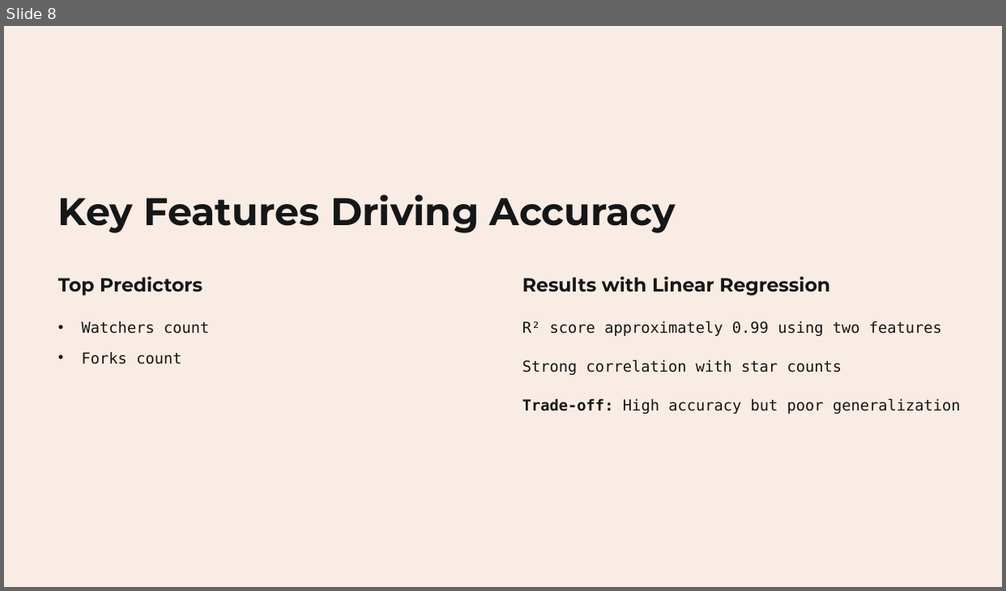
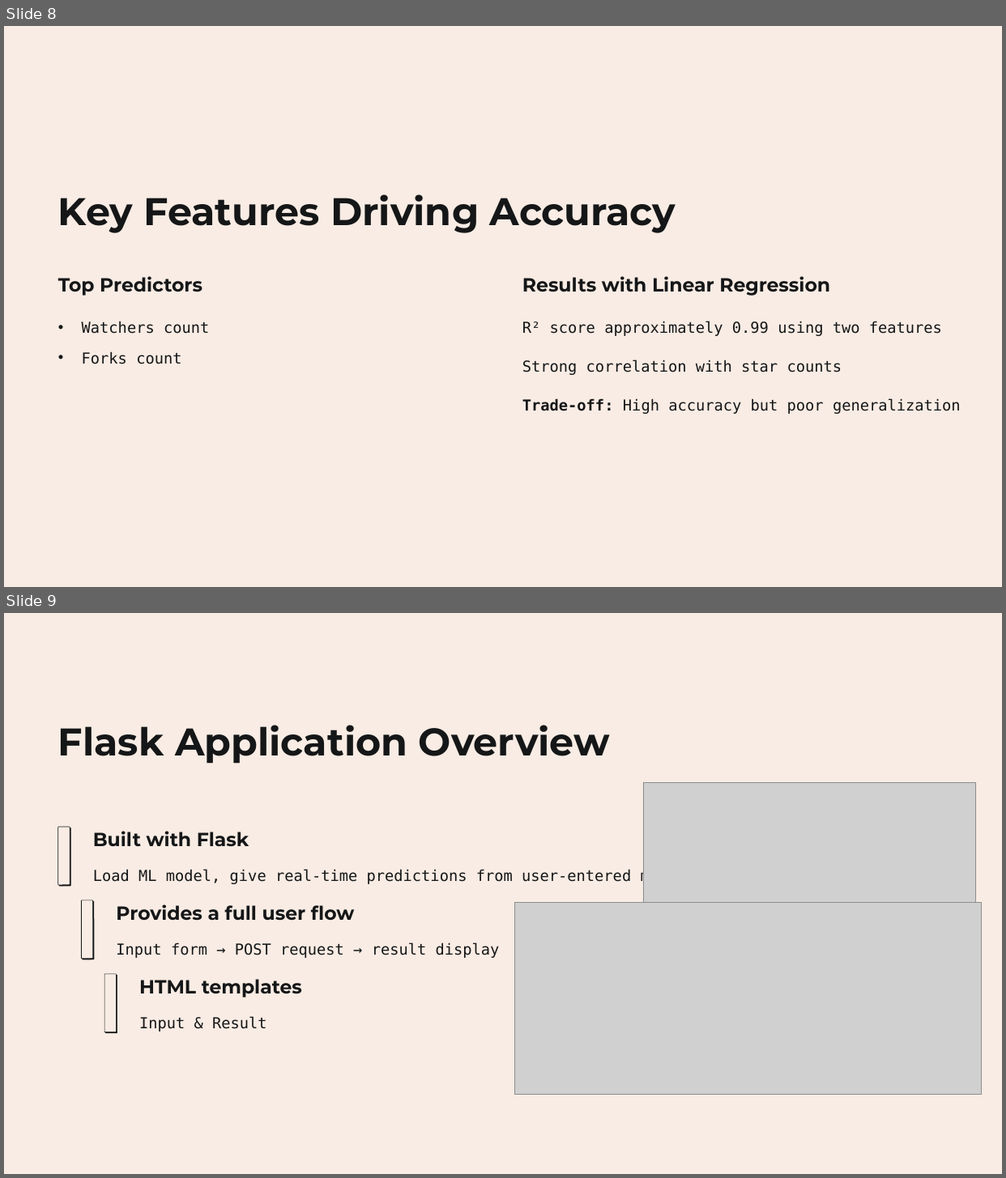
Before and after one commit to AppleShay/DEII-Stargazers, a slide deck: StarGazers.pptx. Shown one above the other, each under a label of ours: slide 8 before the commit, slides 8 and 9 after it. The pictures are 1006x591 and 1006x1178 pixels, drawn with LibreOffice and Linux fonts; fonts in the diff are those of the drawing; grey boxes stand for pictures; background and template pictures are left out. Boxes give left, top, right and bottom in pixels: in the first picture for what was removed or moved away, otherwise in the second. Text is boxed around its words. In the diff, an @@ line names an element or a change of style, - is before the commit and + after.

```diff
--- a/StarGazers.pptx
+++ b/StarGazers.pptx
@@ slide 9 added at [4, 613, 1002, 1174], background #000000; not listed: 1 template element that a slide beside it also shows @@
@@ text added at [58, 725, 610, 764], 44.5 pt, text #151617, bold @@
+Flask Application Overview
@@ picture added at [643, 782, 976, 1046] @@
@@ rounded rectangle added at [58, 827, 70, 885], fill #F8ECE4, outline #151617 0.6 pt @@
@@ text added at [93, 831, 249, 846], 22 pt, text #151617, bold @@
+Built with Flask
@@ text added at [93, 869, 631, 884], 17.5 pt, text #151617 @@
+Load ML model, give real-time predictions from user-entered metadata
@@ rounded rectangle added at [81, 901, 93, 959], fill #F8ECE4, outline #151617 0.6 pt @@
@@ picture added at [514, 902, 982, 1094] @@
@@ text added at [116, 905, 354, 920], 22 pt, text #151617, bold @@
+Provides a full user flow
@@ text added at [116, 943, 500, 958], 17.5 pt, text #151617 @@
+Input form → POST request → result display
@@ rounded rectangle added at [104, 974, 117, 1032], fill #F8ECE4, outline #151617 0.6 pt @@
@@ text added at [139, 979, 302, 998], 22 pt, text #151617, bold @@
+HTML templates
@@ text added at [139, 1017, 267, 1032], 17.5 pt, text #151617 @@
+Input & Result
```
Also in this commit, not shown: 4 slides changed.
